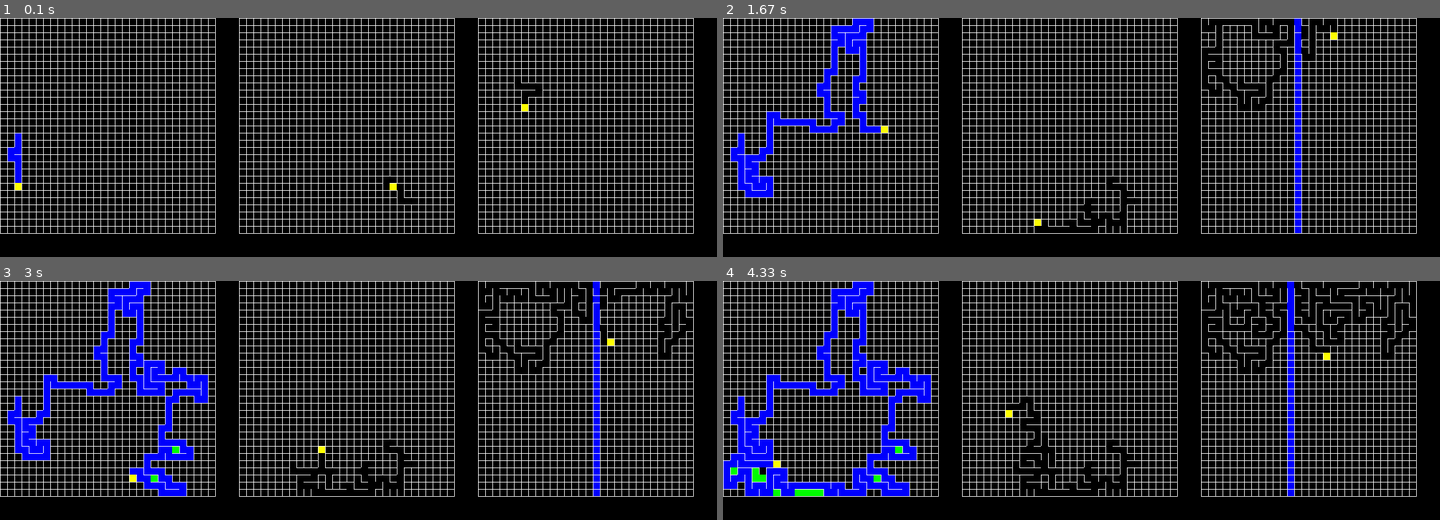
Above: before the commit, frames 1-4 (two rows, left to right).
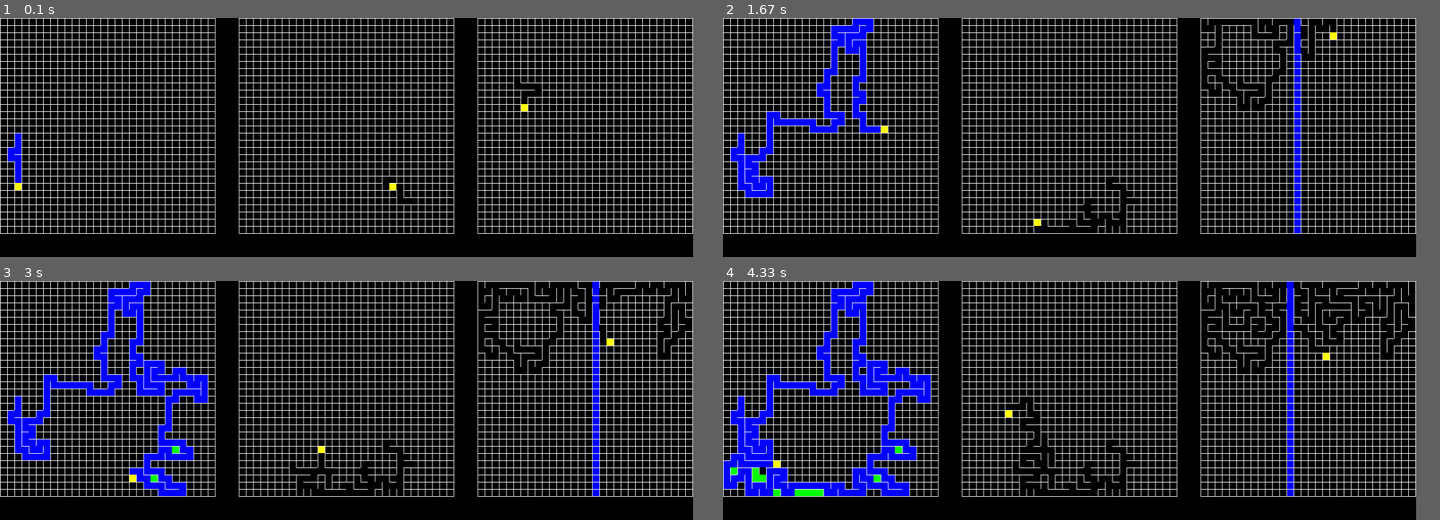
Above: after the commit, the same moments.

Repository: zedzeedev/build-a-thing
Game: pygame game, started from src/pygame_visualization.py
Two runs of this game, one before a commit and one after it. Both use one fixed random seed, a clock stepped at 60 frames per second and the inputs below.
Inputs:
- Up to frame 1 (0.1 s): no input
- Up to frame 2 (1.67 s): no input
- Up to frame 3 (3 s): no input
- Up to frame 4 (4.33 s): no input
In our replay, the window is 900x300 before the commit and 870x300 after it. These sizes can differ from the game's own. Grey fills any space a smaller window leaves; there, only what the larger window draws over its background counts as a difference.

The runs differ from the first frame. In frame 1, 15% of the frame differs, in the area x 12-97%, y 0-91%; in frame 2, 15%; in frame 3, 14%; in frame 4, 14%.

Commit message:
Fixed the spacing

Diff:
--- a/src/pygame_visualization.py
+++ b/src/pygame_visualization.py
@@ -90,7 +90,7 @@
             draw_cell(screen, cell, cell_pos, color, wall_color)
 
 
-screen = pg.display.set_mode((1200, 400))
+screen = pg.display.set_mode((1161, 400))
 running = True
 
 first_visitor = PygameGridVisitor(screen, (0, 0, 0), (255, 255, 255), (255, 255, 0))
